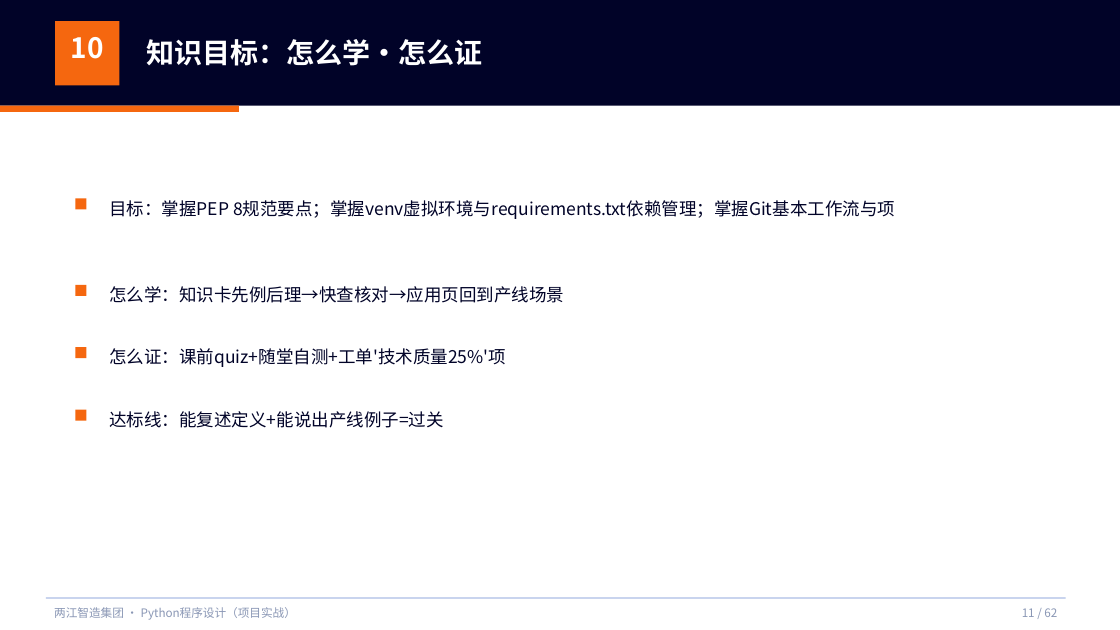
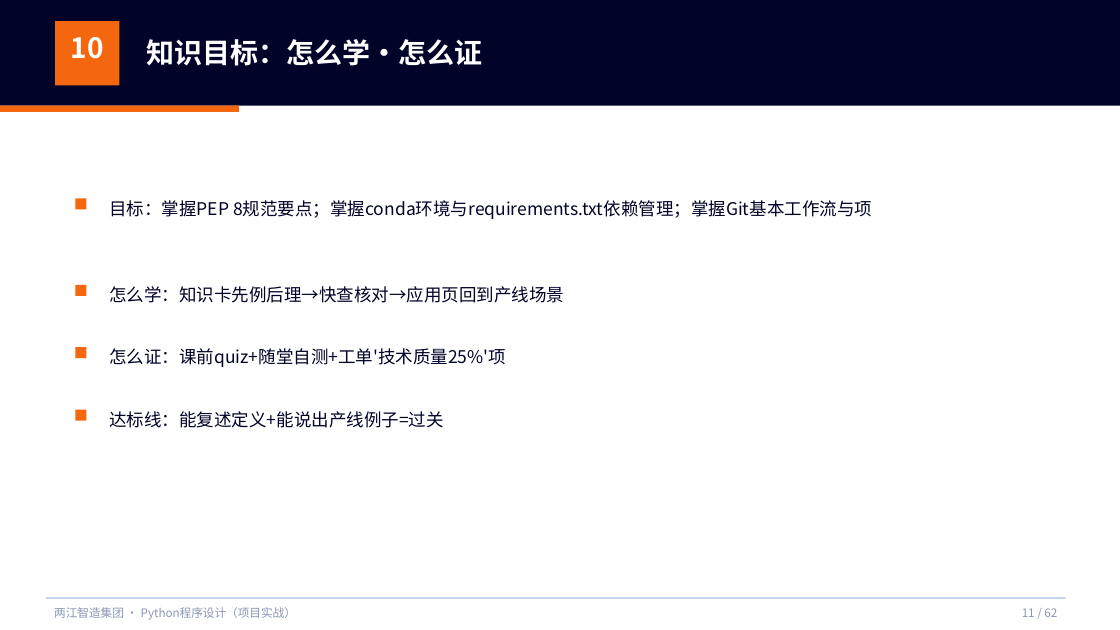
Before and after one commit to tianqiongenze/ai-course-teaching-resources, a slide deck: slide 11 of 03-Python程序设计-项目实战/V2授课PPT/W02-第3次课-像企业团队一样写代码.pptx. Drawn at 1120x630 pixels with LibreOffice and Linux fonts; fonts in the diff are those of the drawing. Boxes give left, top, right and bottom in pixels: in the first picture for what was removed or moved away, otherwise in the second. Text is boxed around its words. In the diff, an @@ line names an element or a change of style, - is before the commit and + after.

Commit message:
fix(sync88): venv源头清除 + 课标封面对齐 + 两门课全面审查
- 课标封面: 36pt→30pt、信息行→黑体18pt、课程名更正、删编制依据行、段前距72pt(23处)
- venv源头定位: 03源包LS3.3教学方案v3.0(57处)未同步Anaconda改造，共119处
- 修复: 40条规则统一conda表述，已写入46处(03源包+目标目录)
- 核查: VS Code 0处、工具链正确、PPT封面周次/次课0异常
- 九维度审查: 严重0/重要0/提示0
- 待完成: 2文件被WPS占用(授课计划表9处、教学方案57处)，已启动8h兜底重试
- 工具: _docx_work/sync88/

```diff
--- a/03-Python程序设计-项目实战/V2授课PPT/W02-第3次课-像企业团队一样写代码.pptx
+++ b/03-Python程序设计-项目实战/V2授课PPT/W02-第3次课-像企业团队一样写代码.pptx
@@ text at (109, 200, 872, 219): text changed @@
-目标：掌握PEP 8规范要点；掌握venv虚拟环境与requirements.txt依赖管理；掌握Git基本工作流与项
+目标：掌握PEP 8规范要点；掌握conda环境与requirements.txt依赖管理；掌握Git基本工作流与项
```
Also in this commit, not shown: 14 other slides changed, 14 other files.
